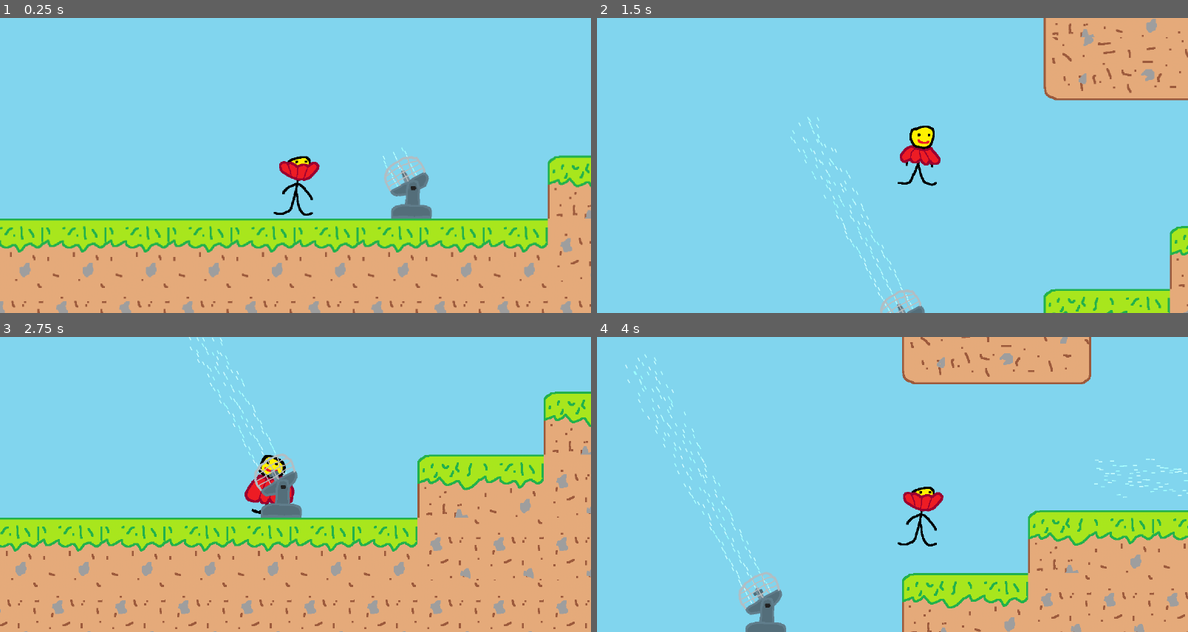
Above: before the commit, frames 1-4 (two rows, left to right).
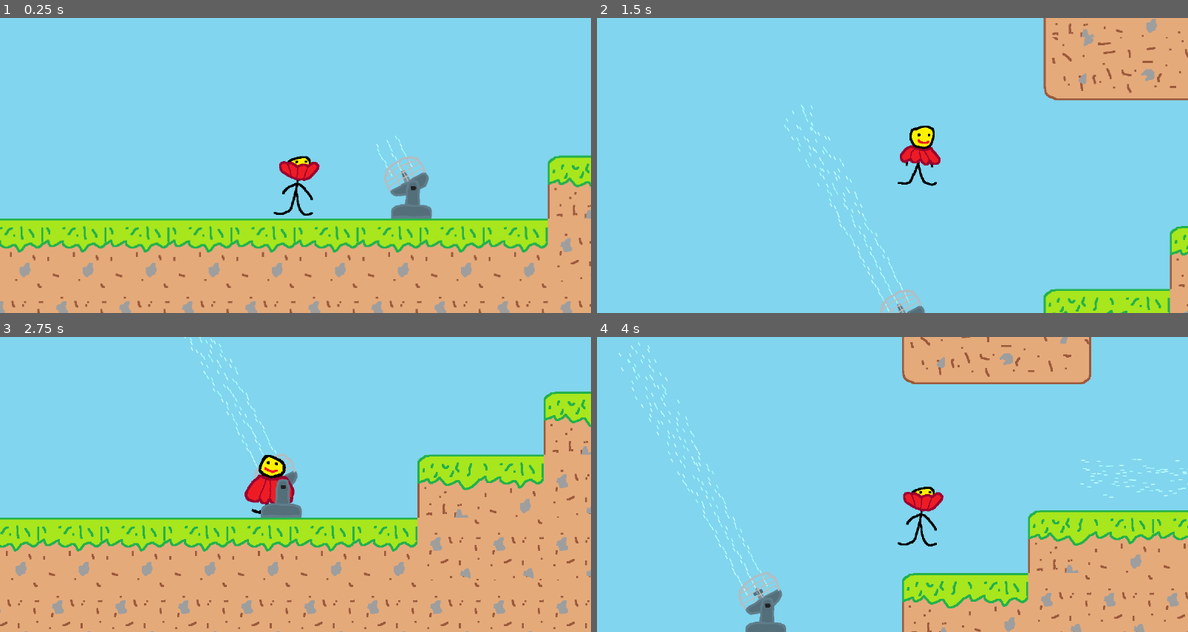
Above: after the commit, the same moments.

Repository: Loekiboy/Castle_Climber
Game: Godot game, scene res://world.tscn
Same seed, same stepped clock (60 frames per second), same inputs: the game is played once before the commit and once after it.
Inputs (mouse positions are in pixels of both pictures, inside the frame that each line leads up to):
- Up to frame 1 (0.25 s): no input
- Up to frame 2 (1.5 s): tap Enter (ui_accept) at 0.5, 0.77 s; move the mouse to (1022, 150) at 0.52 s; hold Right (ui_right) from 0.53 s (still down); tap Alt at 0.6 s; click (1022, 150) at 0.67 s; move the mouse to (774, 180) at 1.27 s; tap Shift at 1.35 s
- Up to frame 3 (2.75 s): tap Enter (ui_accept) at 1.52 s; move the mouse to (354, 419) at 2.02 s; release Right (ui_right) at 2.03 s; hold Left (ui_left) from 2.03 s (still down); tap Alt at 2.1 s
- Up to frame 4 (4 s): move the mouse to (862, 543) at 2.77 s; release Left (ui_left) at 2.78 s; hold Right (ui_right) from 2.78 s (still down); tap Shift at 2.85 s; click (862, 543) at 2.92 s; tap Enter (ui_accept) at 3.02, 3.77 s; move the mouse to (1069, 528) at 3.52 s; tap Alt at 3.6 s

The runs differ from the first frame. In frame 1, less than 0.1% of the frame differs, in the area x 63-71%, y 40-58%; in frame 2, 0.5%; in frame 3, 0.7%; in frame 4, 0.9%, in the area x 3-100%, y 1-91%.

Commit message:
Updated  wall decorations

Diff:
--- a/fan.tscn
+++ b/fan.tscn
@@ -78,7 +78,7 @@
 }]
 
 [sub_resource type="RectangleShape2D" id="RectangleShape2D_eshmn"]
-size = Vector2(549.38257, 75)
+size = Vector2(564.02637, 75)
 
 [sub_resource type="ParticleProcessMaterial" id="ParticleProcessMaterial_qoasc"]
 particle_flag_align_y = true
@@ -115,12 +115,12 @@
 [node name="WindZone" type="Area2D" parent="Rotator" unique_id=782168759]
 
 [node name="CollisionShape2D" type="CollisionShape2D" parent="Rotator/WindZone" unique_id=923217167]
-position = Vector2(291.69128, -2.4999638)
+position = Vector2(299.01318, -2.4999743)
 shape = SubResource("RectangleShape2D_eshmn")
 
 [node name="WindParticle" type="GPUParticles2D" parent="Rotator" unique_id=1098267182]
 z_index = -1
-position = Vector2(1.962965, -25.732212)
+position = Vector2(29.619526, -26.070744)
 amount = 60
 texture = ExtResource("4_tc01m")
 lifetime = 1.85
--- a/player.gd
+++ b/player.gd
@@ -5,7 +5,7 @@
 const JUMP_VELOCITY = -800.0
 const FLOAT_GRAVITY_MULTIPLIER = 0.2
 
-const WALL_SLIDE_SPEED = 100.0
+const WALL_SLIDE_SPEED = 150.0
 const WALL_JUMP_VERTICAL = -650.0
 const WALL_JUMP_HORIZONTAL = 400.0
 
@@ -45,6 +45,8 @@
 		if is_wall_sliding:
 			if velocity.y < WALL_SLIDE_SPEED:
 				velocity += get_gravity() * delta
+			else:
+				velocity.y = WALL_SLIDE_SPEED
 		elif Input.is_action_pressed("ui_accept") and velocity.y > 0:
 			velocity += (get_gravity() * FLOAT_GRAVITY_MULTIPLIER) * delta
 		else:
@@ -53,7 +55,7 @@
 	# ---- 2. Landings-detectie & subtiele Landing Squish ----
 	if is_on_floor() and was_in_air:
 		$LandingTimer.start(0.15)
-		$AnimatedSprite2D.scale = Vector2(1.12, 0.88)
+		$AnimatedSprite2D.scale = Vector2(1.12 + velocity.y * 0.002  , 0.88)
 
 	was_in_air = not is_on_floor()
 	was_on_wall = is_on_wall()
--- a/world.tscn
+++ b/world.tscn
@@ -175,7 +175,7 @@
 }]
 
 [sub_resource type="RectangleShape2D" id="RectangleShape2D_ioo17"]
-size = Vector2(77, 127)
+size = Vector2(82, 127)
 
 [sub_resource type="TileSetAtlasSource" id="TileSetAtlasSource_aqk2v"]
 texture = ExtResource("3_tlwt5")
@@ -936,16 +936,144 @@
 terrain_set_0/terrain_0/color = Color(0.5, 0.34375, 0.25, 1)
 terrain_set_0/terrain_1/name = "castle"
 terrain_set_0/terrain_1/color = Color(0.3242712, 0.33674887, 0.3483837, 1)
-terrain_set_0/terrain_2/name = "wall_decorations"
-terrain_set_0/terrain_2/color = Color(0.8319196, 0.2262162, 0.15048262, 1)
 sources/0 = SubResource("TileSetAtlasSource_aqk2v")
 sources/1 = SubResource("TileSetAtlasSource_dwbse")
 sources/3 = SubResource("TileSetAtlasSource_pkg7o")
 
+[sub_resource type="TileSetAtlasSource" id="TileSetAtlasSource_gbfbk"]
+texture = ExtResource("5_dwbse")
+texture_region_size = Vector2i(128, 128)
+3:1/0 = 0
+4:1/0 = 0
+11:1/0 = 0
+12:1/0 = 0
+19:1/0 = 0
+20:1/0 = 0
+27:1/0 = 0
+28:1/0 = 0
+2:2/0 = 0
+3:2/0 = 0
+4:2/0 = 0
+5:2/0 = 0
+10:2/0 = 0
+11:2/0 = 0
+12:2/0 = 0
+13:2/0 = 0
+18:2/0 = 0
+19:2/0 = 0
+20:2/0 = 0
+21:2/0 = 0
+26:2/0 = 0
+27:2/0 = 0
+28:2/0 = 0
+29:2/0 = 0
+2:3/0 = 0
+3:3/0 = 0
+4:3/0 = 0
+5:3/0 = 0
+10:3/0 = 0
+11:3/0 = 0
+12:3/0 = 0
+13:3/0 = 0
+18:3/0 = 0
+19:3/0 = 0
+20:3/0 = 0
+21:3/0 = 0
+26:3/0 = 0
+27:3/0 = 0
+28:3/0 = 0
+29:3/0 = 0
+35:3/0 = 0
+36:3/0 = 0
+43:3/0 = 0
+44:3/0 = 0
+2:4/0 = 0
+3:4/0 = 0
+4:4/0 = 0
+5:4/0 = 0
+10:4/0 = 0
+11:4/0 = 0
+12:4/0 = 0
+13:4/0 = 0
+18:4/0 = 0
+19:4/0 = 0
+20:4/0 = 0
+21:4/0 = 0
+26:4/0 = 0
+27:4/0 = 0
+28:4/0 = 0
+29:4/0 = 0
+35:4/0 = 0
+36:4/0 = 0
+43:4/0 = 0
+44:4/0 = 0
+2:5/0 = 0
+3:5/0 = 0
+4:5/0 = 0
+5:5/0 = 0
+10:5/0 = 0
+11:5/0 = 0
+12:5/0 = 0
+13:5/0 = 0
+18:5/0 = 0
+19:5/0 = 0
+20:5/0 = 0
+21:5/0 = 0
+26:5/0 = 0
+27:5/0 = 0
+28:5/0 = 0
+29:5/0 = 0
+35:5/0 = 0
+36:5/0 = 0
+43:5/0 = 0
+44:5/0 = 0
+2:6/0 = 0
+3:6/0 = 0
+4:6/0 = 0
+10:6/0 = 0
+11:6/0 = 0
+12:6/0 = 0
+13:6/0 = 0
+18:6/0 = 0
+19:6/0 = 0
+20:6/0 = 0
+21:6/0 = 0
+26:6/0 = 0
+27:6/0 = 0
+28:6/0 = 0
+29:6/0 = 0
+35:6/0 = 0
+36:6/0 = 0
+43:6/0 = 0
+44:6/0 = 0
+0:0/animation_frame_0/duration = 0.2
+0:0/animation_frame_1/duration = 0.2
+0:0/0 = 0
+0:0/0/terrain_set = 0
+2:0/animation_frame_0/duration = 0.2
+2:0/animation_frame_1/duration = 0.2
+2:0/0 = 0
+2:0/0/terrain_set = 0
+2:0/0/physics_layer_0/polygon_0/points = PackedVector2Array(-58.54666, 64, 48.283504, 64, 45.95097, 51.78231, -58.080154, 50.849297)
+2:0/0/physics_layer_0/polygon_0/one_way = true
+4:0/animation_frame_0/duration = 0.2
+4:0/animation_frame_1/duration = 0.2
+4:0/0 = 0
+4:0/0/terrain_set = 0
+
+[sub_resource type="TileSet" id="TileSet_dwbse"]
+tile_size = Vector2i(128, 128)
+physics_layer_0/collision_layer = 1
+terrain_set_0/mode = 0
+terrain_set_0/terrain_0/name = "Wall"
+terrain_set_0/terrain_0/color = Color(0.5, 0.34375, 0.25, 1)
+sources/0 = SubResource("TileSetAtlasSource_gbfbk")
+
 [node name="world" type="Node2D" unique_id=868817724]
 position = Vector2(630, 342)
 
 [node name="Player" type="CharacterBody2D" parent="." unique_id=1164322498]
+z_index = 1
 script = ExtResource("1_fj7yv")
 
 [node name="AnimatedSprite2D" type="AnimatedSprite2D" parent="Player" unique_id=1303052294]
@@ -966,8 +1094,13 @@
 one_shot = true
 
 [node name="TileMapLayer" type="TileMapLayer" parent="." unique_id=6833433]
+z_index = -1
 tile_map_data = PackedByteArray("AAD+/wEAAAABAAAAAAD//wEAAAABAAAAAAAAAAEAAAABAAAAAAABAAEAAAABAAAAAAACAAEAAAABAAAAAAADAA …(4528 unchanged characters)…
 tile_set = SubResource("TileSet_036b0")
+
+[node name="Decorations" type="TileMapLayer" parent="." unique_id=51898463]
+tile_map_data = PackedByteArray("AADz////AAACAAAAAAD0/wAAAAACAAAAAADy//7/AAACAAAAAAD1////AAAAAAAAAAD2////AAAAAAAAAADx////AAAEAAAAAADw//7/AAAEAAAAAAD1//3/AAAEAAAAAAD2//3/AAAEAAAAAAD3//3/AAAEAAAAAAA=")
+tile_set = SubResource("TileSet_dwbse")
 
 [node name="fan" parent="." unique_id=2123101215 instance=ExtResource("4_aqk2v")]
 position = Vector2(232, 64)
Binary file changed: assets/wall_decorations.png
Not shown, changed: assets/pixil/wall_decorations.pixil
